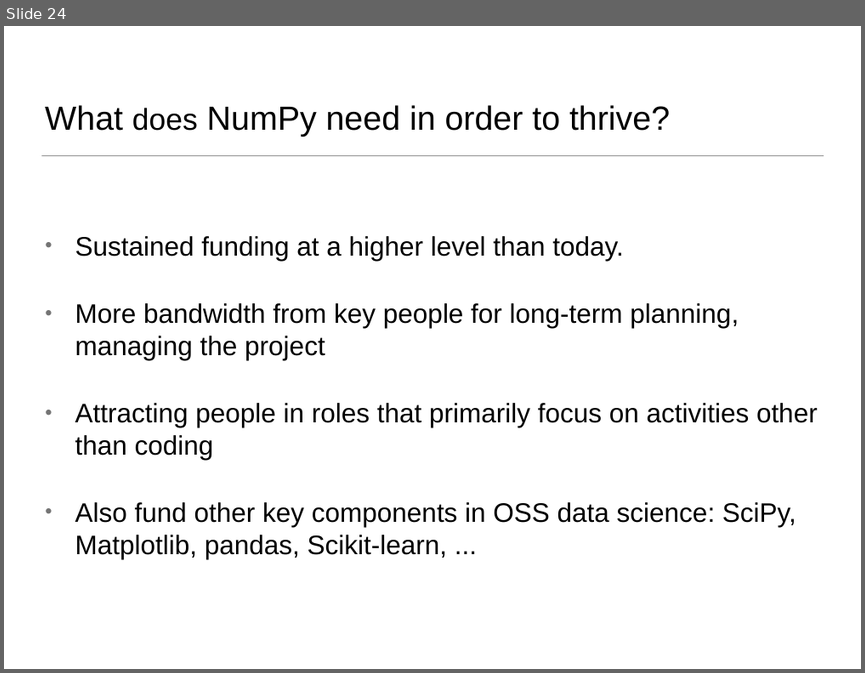
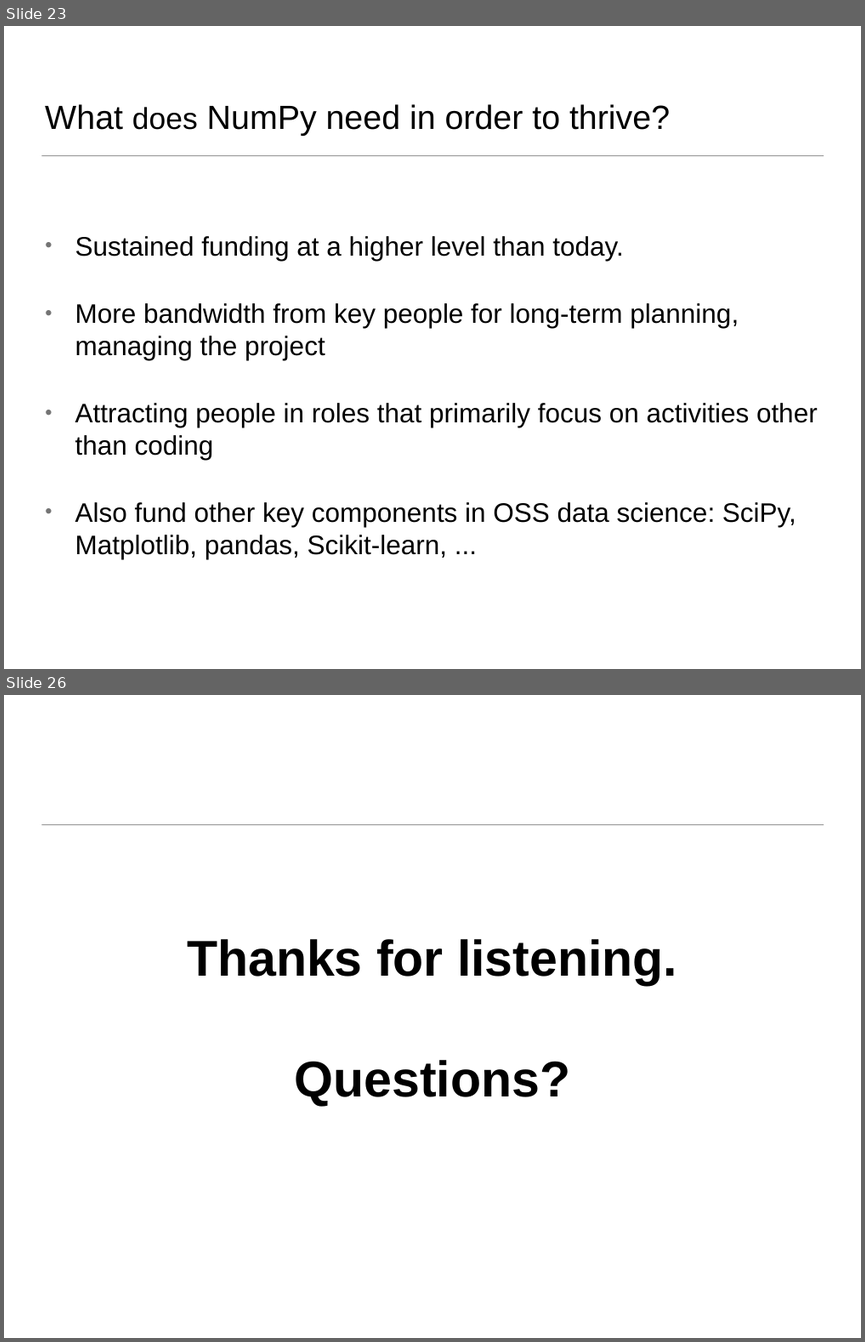
Before and after one commit to BIDS-numpy/docs, a slide deck: presentations/inside_numpy_talk_euroscipy2019.pptx. Shown one above the other, each under a label of ours: slide 24 before the commit, slides 23 and 26 after it; the slides between them are not shown. The pictures are 865x673 and 865x1342 pixels, drawn with LibreOffice and Linux fonts; fonts in the diff are those of the drawing. Boxes give left, top, right and bottom in pixels: in the first picture for what was removed or moved away, otherwise in the second. Text is boxed around its words. In the diff, an @@ line names an element or a change of style, - is before the commit and + after.

```diff
--- a/presentations/inside_numpy_talk_euroscipy2019.pptx
+++ b/presentations/inside_numpy_talk_euroscipy2019.pptx
@@ slide 26 added at bbox=[4, 695, 861, 1338], background #FFFFFF; not listed: 1 template element that a slide beside it also shows @@
@@ text added at bbox=[187, 939, 677, 1106], 60 pt, text #000000, bold @@
+Thanks for listening.
+Questions?
@@ what was slide 24 is now slide 23 @@
```
Also in this commit, not shown: 6 slides changed, 1 other slide added, 1 slide removed, 1 other file.
